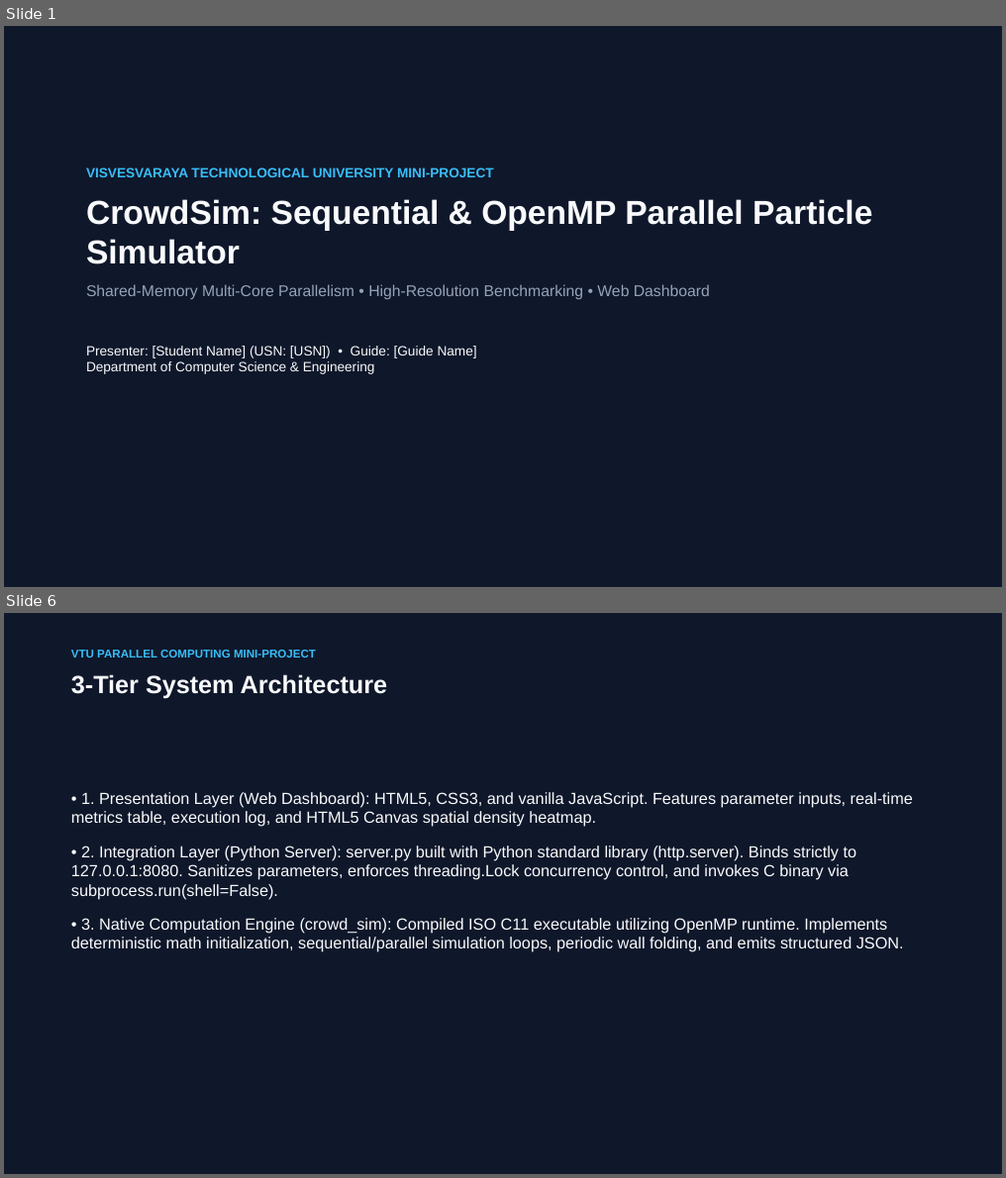
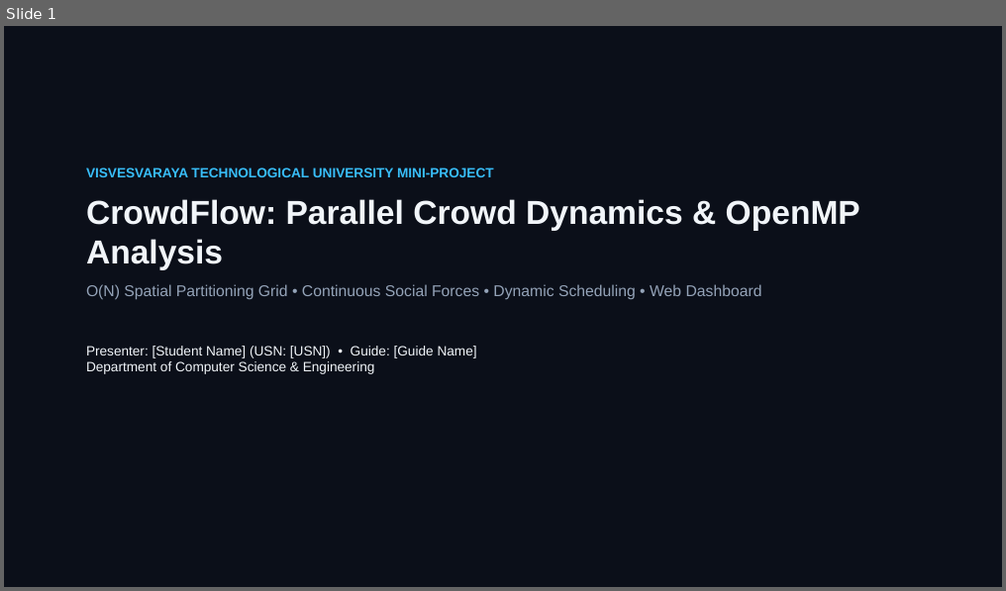
Before and after one commit to rishikeshgowdakk/PC, a slide deck: CrowdSim/presentation/CrowdSim_Project_Presentation.pptx. Shown one above the other, each under a label of ours: slides 1 and 6 before the commit, slide 1 after it; the slides between them are not shown. The pictures are 1006x1178 and 1006x591 pixels, drawn with LibreOffice and Linux fonts; fonts in the diff are those of the drawing. Boxes give left, top, right and bottom in pixels: in the first picture for what was removed or moved away, otherwise in the second. Text is boxed around its words. In the diff, an @@ line names an element or a change of style, - is before the commit and + after.

Commit message:
Implement obstacle avoidance and spatial grid mechanics in CrowdSim
- Added obstacle handling with circular and AABB (axis-aligned bounding box) types.
- Implemented obstacle initialization based on different scenarios (pillars and bottlenecks).
- Developed functions for computing repulsive forces from obstacles and resolving agent penetration.
- Introduced a spatial grid for efficient neighbor querying, reducing computational complexity.
- Created tests for agent initialization, goal steering, obstacle mechanics, spatial grid vs brute force, and sequential vs parallel simulation equivalence.
- Ensured that the simulation maintains physical invariants and validates results across different configurations.

```diff
--- a/CrowdSim/presentation/CrowdSim_Project_Presentation.pptx
+++ b/CrowdSim/presentation/CrowdSim_Project_Presentation.pptx
@@ slide 6 removed at (4,613,1002,1174), background #0F172A @@
@@ text removed at (71,650,316,658) @@
-VTU PARALLEL COMPUTING MINI-PROJECT
@@ text removed at (71,674,387,699) @@
-3-Tier System Architecture
@@ text removed at (71,792,913,953) @@
-• 1. Presentation Layer (Web Dashboard): HTML5, CSS3, and vanilla JavaScript. Features parameter inputs, real-time metrics table, execution log, and HTML5 Canvas spatial density heatmap.
-• 2. Integration Layer (Python Server): server.py built with Python standard library (http.server). Binds strictly to 127.0.0.1:8080. Sanitizes parameters, enforces threading.Lock concurrency control, and invokes C binary via subprocess.run(shell=False).
-• 3. Native Computation Engine (crowd_sim): Compiled ISO C11 executable utilizing OpenMP runtime. Implements deterministic math initialization, sequential/parallel simulation loops, periodic wall folding, and emits structured JSON.
@@ slide 1 changed as well @@
@@ background #0F172A to #0B0F19 @@
@@ text at (86,199,860,300): text changed @@
-CrowdSim: Sequential & OpenMP Parallel Particle Simulator
-Shared-Memory Multi-Core Parallelism • High-Resolution Benchmarking • Web Dashboard
+CrowdFlow: Parallel Crowd Dynamics & OpenMP Analysis
+O(N) Spatial Partitioning Grid • Continuous Social Forces • Dynamic Scheduling • Web Dashboard
@@ text at (86,346,477,374): text colour #F8FAFC to #F1F5F9 in "Presenter: [Student Name] (USN: [USN]) • Guide: ..." @@
```
Also in this commit, not shown: 10 other slides changed, 4 slides added, 3 other slides removed, 37 other files.
